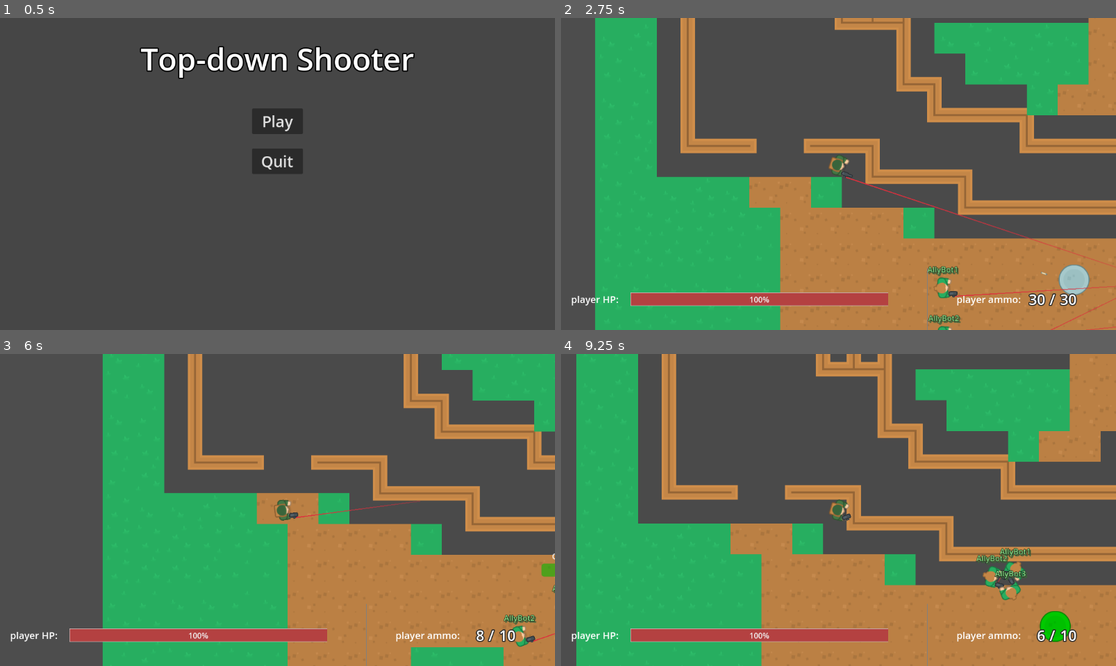
Above: before the commit, frames 1-4 (two rows, left to right).
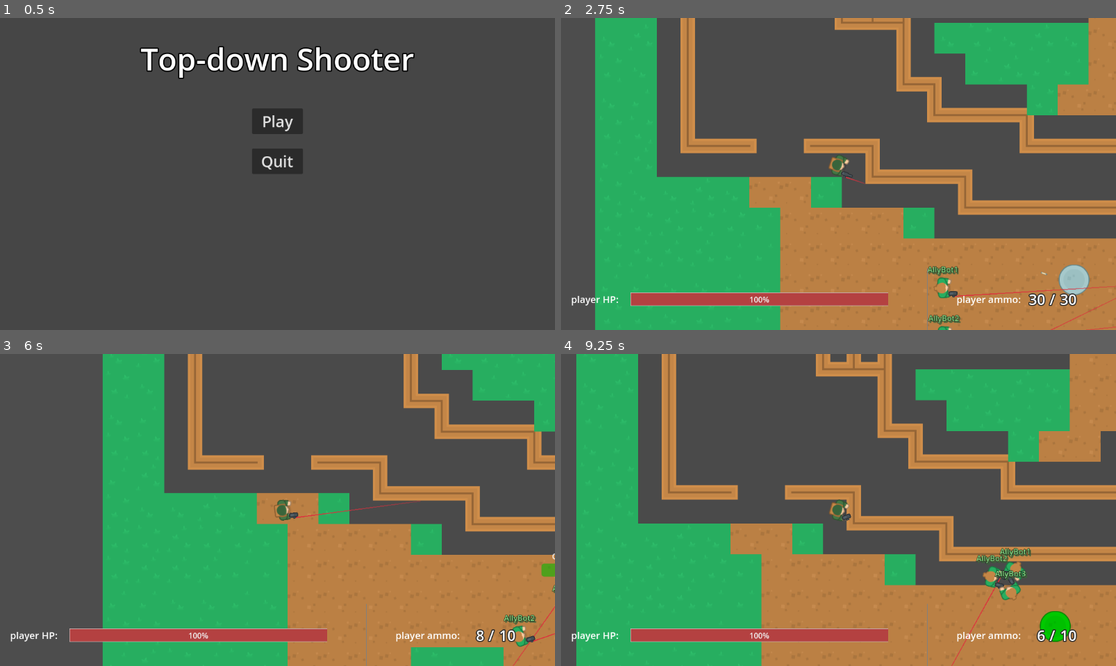
Above: after the commit, the same moments.

Repository: ZeromaXHe/MyGitRepository
Game: Godot game, scene res://scenes/main_menu_screen.tscn
Same seed, same stepped clock (60 frames per second), same inputs: the game is played once before the commit and once after it.
Inputs (mouse positions are in pixels of both pictures, inside the frame that each line leads up to):
- Up to frame 1 (0.5 s): no input
- Up to frame 2 (2.75 s): click "Play" at 0.5 s; tap Enter at 1.25 s; move the mouse to (849, 52) at 1.27 s; press the mouse at (849, 52) at 1.28 s; hold W (up) from 1.28 s (still down); move the mouse to (1005, 220) at 2.02 s; release the mouse at (1005, 220) at 2.03 s; tap 1 (weapon_1) at 2.1 s
- Up to frame 3 (6 s): move the mouse to (111, 463) at 2.77 s; release W (up) at 2.78 s; hold A (left) 2.78-4.28 s; tap 2 (weapon_2) at 2.85, 5.85 s; move the mouse to (305, 510) at 3.52 s; click (305, 510) at 3.6 s; move the mouse to (194, 432) at 4.27 s; hold S (down) 4.28-5 s; tap 1 (weapon_1) at 4.35 s; tap Escape (pause) at 4.9 s; click "Continue" at 5 s; move the mouse to (399, 494) at 5.77 s; hold D (right) from 5.78 s (still down)
- Up to frame 4 (9.25 s): tap R (reload) at 6.4 s; move the mouse to (727, 525) at 6.52 s; release D (right) at 6.53 s; press the mouse at (727, 525) at 6.53 s; hold W (up) 6.53-7.28 s; move the mouse to (894, 441) at 7.27 s; release the mouse at (894, 441) at 7.28 s; hold D (right) from 7.28 s (still down); tap 1 (weapon_1) at 7.35 s; move the mouse to (810, 572) at 8.02 s; tap 2 (weapon_2) at 8.1 s; move the mouse to (1005, 556) at 8.77 s; click (1005, 556) at 8.85 s

Frame 1 is identical in both runs. In frame 2, 0.2% of the frame differs, in the area x 52-100%, y 51-80%; in frame 3, less than 0.1%; in frame 4, less than 0.1%.

Commit message:
feature(GodotDemo): GodotProjects 俯视角射击游戏 - 粒子效果：人物受击流血、墙体受击火花

Diff:
--- /dev/null
+++ b/GodotDemo/GodotProjects/scenes/blood.tscn
@@ -0,0 +1,43 @@
+[gd_scene load_steps=5 format=3 uid="uid://dw3abm67lqe6k"]
+
+[ext_resource type="Texture2D" uid="uid://hfd6utc6wnpq" path="res://assets/splat_pack/PNG/Default (256px)/splat34.png" id="1_4ssug"]
+[ext_resource type="Script" path="res://scripts/blood.gd" id="1_jaqco"]
+
+[sub_resource type="Gradient" id="Gradient_g5dec"]
+colors = PackedColorArray(1, 0, 0, 1, 0.682353, 0, 0, 1)
+
+[sub_resource type="Gradient" id="Gradient_ymhl1"]
+colors = PackedColorArray(1, 0, 0, 1, 0.682353, 0, 0, 1)
+
+[node name="Blood" type="Node2D"]
+script = ExtResource("1_jaqco")
+
+[node name="BloodParticles" type="CPUParticles2D" parent="."]
+amount = 5
+lifetime = 0.5
+explosiveness = 1.0
+fixed_fps = 30
+draw_order = 1
+texture = ExtResource("1_4ssug")
+spread = 19.55
+gravity = Vector2(0, 0)
+initial_velocity_min = 50.0
+initial_velocity_max = 200.0
+scale_amount_min = 0.05
+scale_amount_max = 0.15
+color = Color(1, 0, 0, 1)
+color_ramp = SubResource("Gradient_g5dec")
+color_initial_ramp = SubResource("Gradient_ymhl1")
+
+[node name="FreezeBloodTimer" type="Timer" parent="BloodParticles"]
+wait_time = 0.45
+one_shot = true
+autostart = true
+
+[node name="FadeOutTimer" type="Timer" parent="."]
+wait_time = 5.0
+one_shot = true
+autostart = true
+
+[connection signal="timeout" from="BloodParticles/FreezeBloodTimer" to="." method="_on_freeze_blood_timer_timeout"]
+[connection signal="timeout" from="FadeOutTimer" to="." method="_on_fade_out_timer_timeout"]
--- a/GodotDemo/GodotProjects/scenes/bullet.tscn
+++ b/GodotDemo/GodotProjects/scenes/bullet.tscn
@@ -23,5 +23,10 @@
 one_shot = true
 autostart = true
 
+[node name="RayCast2D" type="RayCast2D" parent="."]
+position = Vector2(-10, 0)
+enabled = false
+target_position = Vector2(20, 0)
+
 [connection signal="body_entered" from="." to="." method="_on_body_entered"]
 [connection signal="timeout" from="KillTimer" to="." method="_on_kill_timer_timeout"]
--- a/GodotDemo/GodotProjects/scenes/main.tscn
+++ b/GodotDemo/GodotProjects/scenes/main.tscn
@@ -936,6 +936,8 @@
 format = 2
 layer_0/tile_data = PackedInt32Array(-196617, 1048576, 4, -131081, 851968, 6, -65545, 851968, 6, -9, 851968, 6, 65527,  …(22163 unchanged characters)…
 
+[node name="Particles" type="Node2D" parent="."]
+
 [node name="CapturableBaseManager" type="Node2D" parent="."]
 script = ExtResource("2_2c81g")
 
--- /dev/null
+++ b/GodotDemo/GodotProjects/scenes/spark.tscn
@@ -0,0 +1,38 @@
+[gd_scene load_steps=5 format=3 uid="uid://b0hefb582d5qm"]
+
+[ext_resource type="Script" path="res://scripts/spark.gd" id="1_lidoa"]
+[ext_resource type="Texture2D" uid="uid://duljlvo0vp73m" path="res://assets/top_down_tank_redux/PNG/Default size/shotThin.png" id="1_rlu1q"]
+
+[sub_resource type="Gradient" id="Gradient_n6ey2"]
+colors = PackedColorArray(1, 1, 1, 1, 1, 1, 1, 0.415686)
+
+[sub_resource type="Gradient" id="Gradient_v404g"]
+colors = PackedColorArray(0.41598, 0.41598, 0.41598, 1, 1, 1, 1, 1)
+
+[node name="Spark" type="Node2D"]
+script = ExtResource("1_lidoa")
+
+[node name="SparkParticles" type="CPUParticles2D" parent="."]
+emitting = false
+lifetime = 0.2
+one_shot = true
+explosiveness = 1.0
+fixed_fps = 30
+draw_order = 1
+texture = ExtResource("1_rlu1q")
+spread = 15.0
+gravity = Vector2(0, 0)
+initial_velocity_min = 100.0
+initial_velocity_max = 300.0
+angle_min = -100.0
+angle_max = -80.0
+scale_amount_min = 0.05
+scale_amount_max = 0.15
+color_ramp = SubResource("Gradient_n6ey2")
+color_initial_ramp = SubResource("Gradient_v404g")
+
+[node name="DeleteTimer" type="Timer" parent="."]
+wait_time = 0.2
+one_shot = true
+
+[connection signal="timeout" from="DeleteTimer" to="." method="_on_delete_timer_timeout"]
--- /dev/null
+++ b/GodotDemo/GodotProjects/scripts/blood.gd
@@ -0,0 +1,29 @@
+extends Node2D
+
+@onready var blood_particles: CPUParticles2D = $BloodParticles
+
+var fade = false
+var alpha = 1.0
+
+
+func _process(delta: float) -> void:
+	if fade:
+		alpha = lerp(alpha, 0.0, 0.1)
+		modulate.a = alpha
+
+		if alpha < 0.005:
+			queue_free()
+
+
+func _on_freeze_blood_timer_timeout() -> void:
+	# 使血液的粒子效果停止
+	blood_particles.set_process(false)
+	blood_particles.set_physics_process(false)
+	blood_particles.set_process_input(false)
+	blood_particles.set_process_internal(false)
+	blood_particles.set_process_unhandled_input(false)
+	blood_particles.set_process_unhandled_key_input(false)
+
+
+func _on_fade_out_timer_timeout() -> void:
+	fade = true
--- a/GodotDemo/GodotProjects/scripts/bullet.gd
+++ b/GodotDemo/GodotProjects/scripts/bullet.gd
@@ -4,6 +4,8 @@
 
 @export var speed: int = 10
 @export var damage: int = 10
+
+@onready var ray_cast: RayCast2D = $RayCast2D
 
 var direction := Vector2.ZERO
 var team: Team = null
@@ -26,6 +28,17 @@
 
 func _on_body_entered(body: Node):
 	if body.has_method("handle_hit"):
+		GlobalSignals.bullet_hit_actor.emit(global_rotation, global_position)
 		if body.has_method("get_team_side") and body.get_team_side() != team.side:
 			body.handle_hit(self)
+	else:
+		# 使用 RayCast2D 计算反射角
+		ray_cast.enabled = true
+		# 强制 ray_cast 在本物理帧中计算
+		ray_cast.force_raycast_update()
+		if ray_cast.is_colliding():
+			# 获取法线向量，计算反射角
+			var normal: Vector2 = ray_cast.get_collision_normal()
+			var reflex_angle = Vector2.from_angle(global_rotation).bounce(normal).angle()
+			GlobalSignals.bullet_hit_something.emit(reflex_angle, ray_cast.get_collision_point())
 	queue_free()
--- a/GodotDemo/GodotProjects/scripts/global_signals.gd
+++ b/GodotDemo/GodotProjects/scripts/global_signals.gd
@@ -3,3 +3,7 @@
 signal bullet_fired(bullet: Bullet)
 
 signal actor_killed(killed: Actor, killer: Actor)
+
+signal bullet_hit_actor(global_rotation: float, global_position: Vector2)
+
+signal bullet_hit_something(global_rotation: float, global_position: Vector2)
--- a/GodotDemo/GodotProjects/scripts/main.gd
+++ b/GodotDemo/GodotProjects/scripts/main.gd
@@ -3,6 +3,8 @@
 
 const game_over_scene: PackedScene = preload("res://scenes/game_over_screen.tscn")
 const pause_scene: PackedScene = preload("res://scenes/pause_screen.tscn")
+const blood_scene: PackedScene = preload("res://scenes/blood.tscn")
+const spark_scene: PackedScene = preload("res://scenes/spark.tscn")
 
 @onready var capturable_base_manager: CapturableBaseManager = $CapturableBaseManager
 @onready var ally_ai: MapAI = $AllyMapAI
@@ -12,12 +14,15 @@
 @onready var name_labels_manager: NameLabelsManager = $GUIManager/NameLabelsManager
 @onready var gui: GUI = $GUI
 @onready var ground: TileMap = $Ground
+@onready var particles: Node2D = $Particles
 
 
 func _ready():
 	# 刷新随机种子
 	randomize()
 	GlobalSignals.bullet_fired.connect(bullet_manager.handle_bullet_spawned)
+	GlobalSignals.bullet_hit_actor.connect(handle_bullet_hit_actor)
+	GlobalSignals.bullet_hit_something.connect(handle_bullet_hit_something)
 
 	var ally_respawns = $AllyRespawnPoints
 	var enemy_respawns = $EnemyRespawnPoints
@@ -32,7 +37,21 @@
 	ally_ai.initialize(bases, ally_respawns.get_children())
 	enemy_ai.initialize(bases, enemy_respawns.get_children())
 
-	ground.get_navigation_map(0)
+
+func handle_bullet_hit_actor(global_rotation: float, global_position: Vector2):
+	var blood = blood_scene.instantiate()
+	blood.global_position = global_position
+	blood.global_rotation = global_rotation
+	# TODO: 后续使用对象池优化
+	particles.add_child(blood)
+
+
+func handle_bullet_hit_something(global_rotation: float, global_position: Vector2):
+	var spark = spark_scene.instantiate()
+	spark.global_position = global_position
+	spark.global_rotation = global_rotation
+	# TODO: 后续使用对象池优化
+	particles.add_child(spark)
 
 
 func handle_player_inited(player_instance: Player):
@@ -41,16 +60,19 @@
 
 
 func handle_player_win():
-	var game_over: GameOverScreen = game_over_scene.instantiate() as GameOverScreen
-	add_child(game_over)
-	game_over.set_title(true)
-	get_tree().paused = true
+	game_over(true)
 
 
 func handle_player_lose():
+	game_over(false)
+
+
+func game_over(win: bool):
+	particles.queue_free()
 	var game_over: GameOverScreen = game_over_scene.instantiate() as GameOverScreen
 	add_child(game_over)
-	game_over.set_title(false)
+	game_over.set_title(win)
+	get_tree().paused = true
 
 
 func _unhandled_input(event: InputEvent) -> void:
--- a/GodotDemo/GodotProjects/scripts/ray_caster.gd
+++ b/GodotDemo/GodotProjects/scripts/ray_caster.gd
@@ -17,7 +17,7 @@
 	ray_cast.target_position = Vector2(ray_range, 0)
 
 
-func _physics_process(delta: float) -> void:
+func _process(delta: float) -> void:
 	if ray_cast.is_colliding():
 		# 这里切记不能修改根节点的 scale，不然会影响这里的距离判断…… 一开始我就是拿 Img 做根节点，缩小图片导致 bug
 		line.set_point_position(1, Vector2.RIGHT * \
--- /dev/null
+++ b/GodotDemo/GodotProjects/scripts/spark.gd
@@ -0,0 +1,15 @@
+extends Node2D
+
+
+@onready var spark_particles: CPUParticles2D = $SparkParticles
+@onready var delete_timer: Timer = $DeleteTimer
+
+
+func _ready() -> void:
+	spark_particles.restart()
+	# 保证定时器的时间是粒子播放的时间
+	delete_timer.start(spark_particles.lifetime)
+
+func _on_delete_timer_timeout() -> void:
+	# 居然没有粒子效果播放完的信号……
+	queue_free()
Binary file added: GodotDemo/GodotProjects/assets/splat_pack/PNG/Default (256px)/splat34.png
Not shown, added: GodotDemo/GodotProjects/assets/splat_pack/PNG/Default (256px)/splat34.png.import
